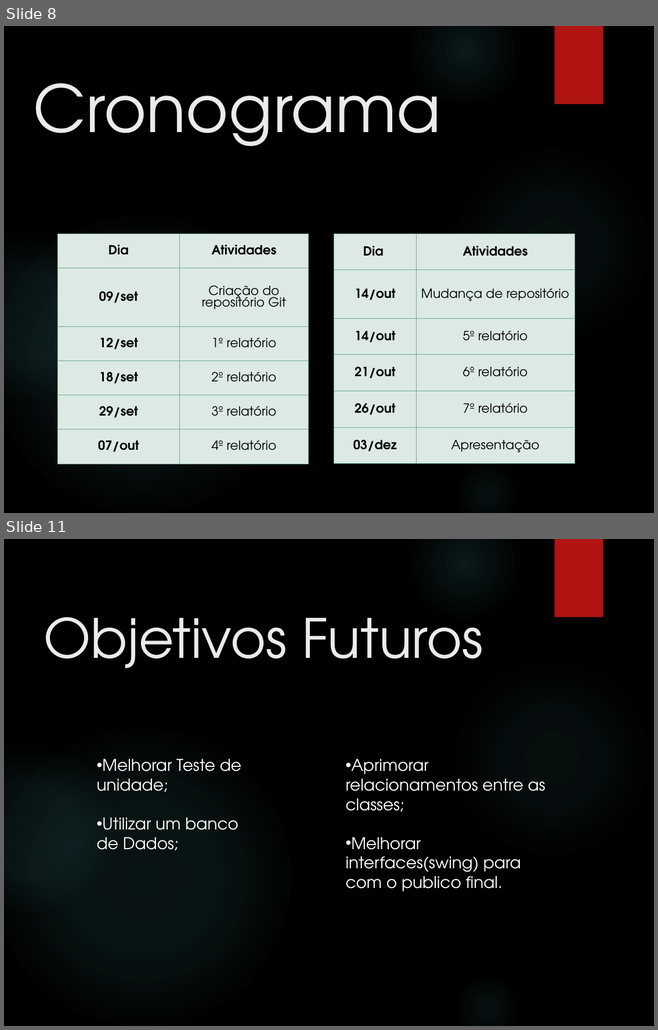
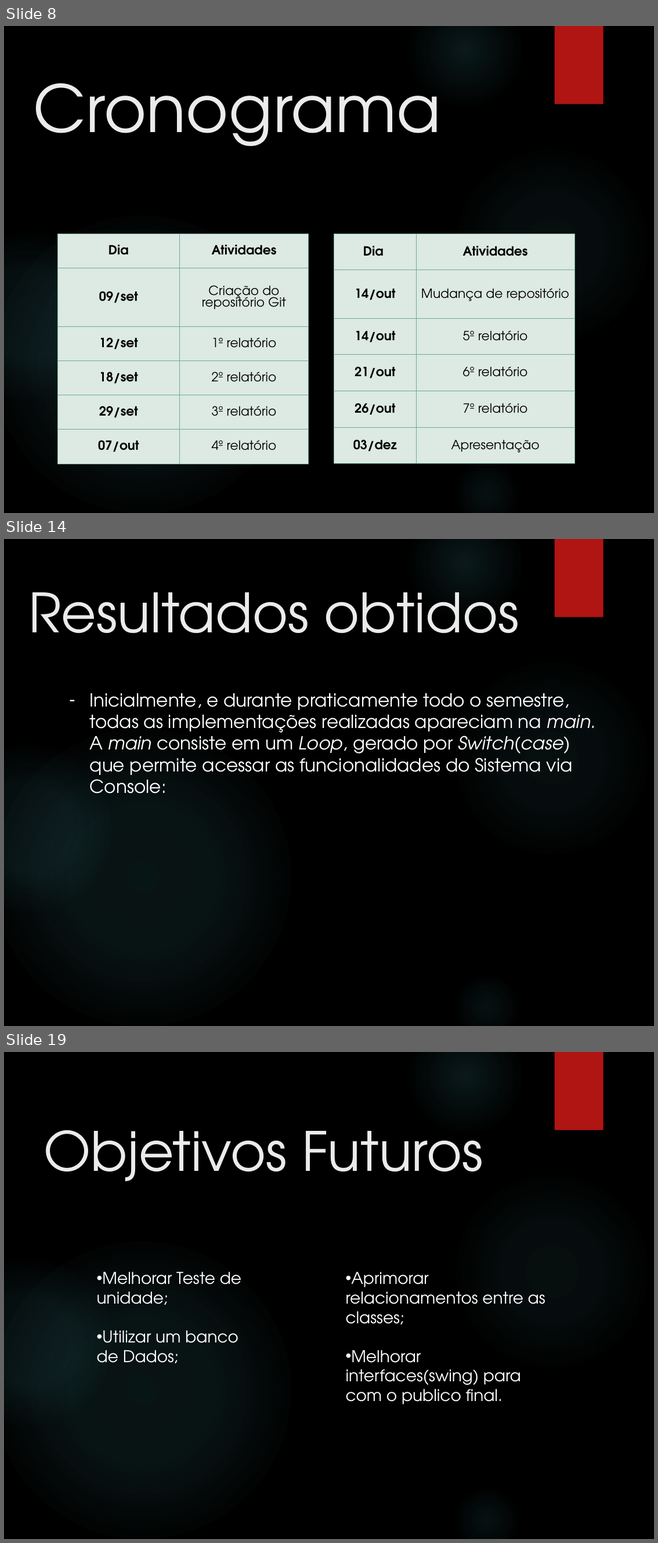
Before and after one commit to rafa7lima/SistemaVoo2.0, a slide deck: Apresentação/Apresentação Grupo 7_MOD.pptx. Shown one above the other, each under a label of ours: slides 8 and 11 before the commit, slides 8, 14 and 19 after it; the slides between them are not shown. The pictures are 658x1030 and 658x1543 pixels, drawn with LibreOffice and Linux fonts; fonts in the diff are those of the drawing; background and template pictures are left out. Boxes give left, top, right and bottom in pixels: in the first picture for what was removed or moved away, otherwise in the second. Text is boxed around its words. In the diff, an @@ line names an element or a change of style, - is before the commit and + after.

```diff
--- a/Apresentação/Apresentação Grupo 7_MOD.pptx
+++ b/Apresentação/Apresentação Grupo 7_MOD.pptx
@@ slide 14 added at (4,539,654,1026), background picture (left out); not listed: 6 template elements that a slide beside it also shows @@
@@ title added at (28,592,518,634), 60 pt, text #EBEBEB @@
+Resultados obtidos
@@ text added at (89,693,595,794), 20 pt, text #FFFFFF @@
+– Inicialmente, e durante praticamente todo o semestre, todas as implementações realizadas apareciam na main. A main consiste em um Loop, gerado por Switch(case) que permite acessar as funcionalidades do Sistema via Console:
@@ what was slide 11 is now slide 19 @@
```
Also in this commit, not shown: 6 slides changed, 7 other slides added, 1 other file.
